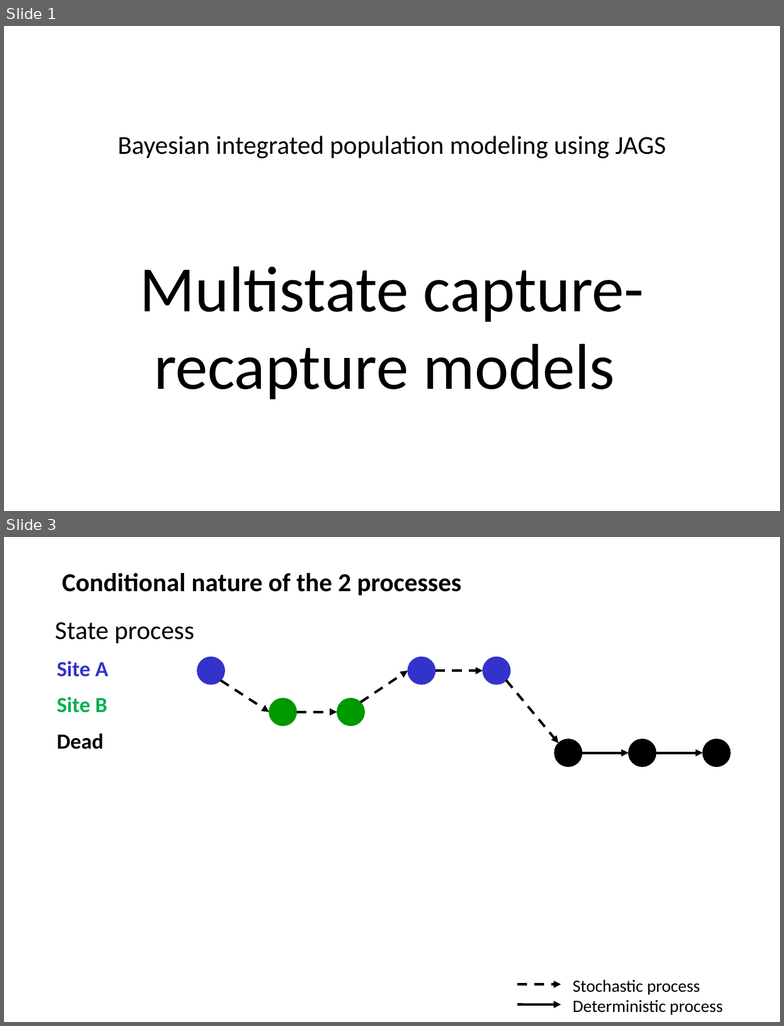
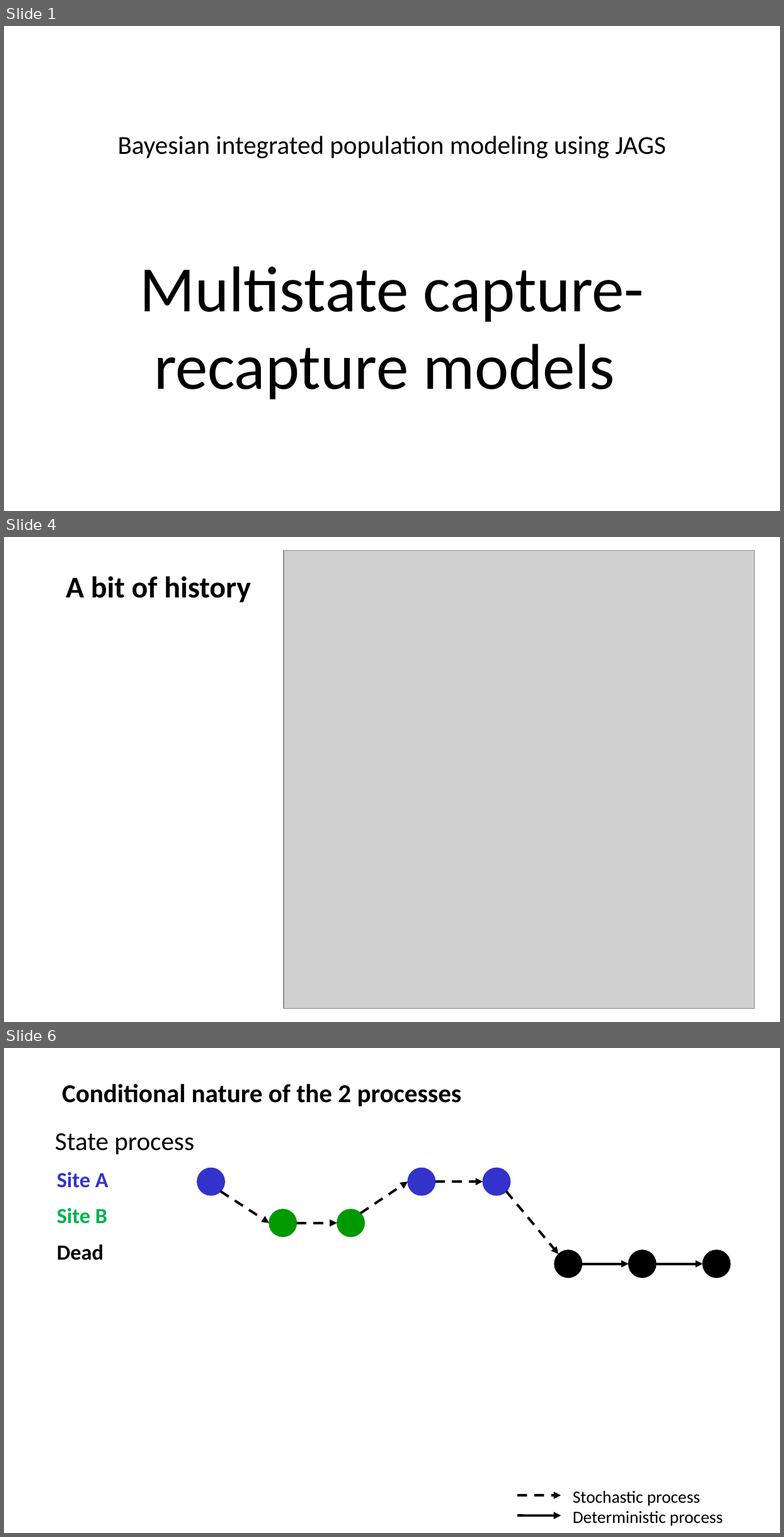
Before and after one commit to oliviergimenez/IPMworkshop, a slide deck: slides/multistatemodels_og.pptx. Shown one above the other, each under a label of ours: slides 1 and 3 before the commit, slides 1, 4 and 6 after it; the slides between them are not shown. The pictures are 784x1026 and 784x1537 pixels, drawn with LibreOffice and Linux fonts; fonts in the diff are those of the drawing; grey boxes stand for pictures; background and template pictures are left out. Boxes give left, top, right and bottom in pixels: in the first picture for what was removed or moved away, otherwise in the second. Text is boxed around its words. In the diff, an @@ line names an element or a change of style, - is before the commit and + after.

```diff
--- a/slides/multistatemodels_og.pptx
+++ b/slides/multistatemodels_og.pptx
@@ slide 4 added at (4,537,780,1022), background #FFFFFF @@
@@ picture added at (284,550,754,1008) @@
@@ text added at (66,576,251,603), 28 pt, text #000000, bold @@
+A bit of history
@@ what was slide 3 is now slide 6 @@
```
Also in this commit, not shown: 20 slides changed, 14 other slides added, 5 other files.
